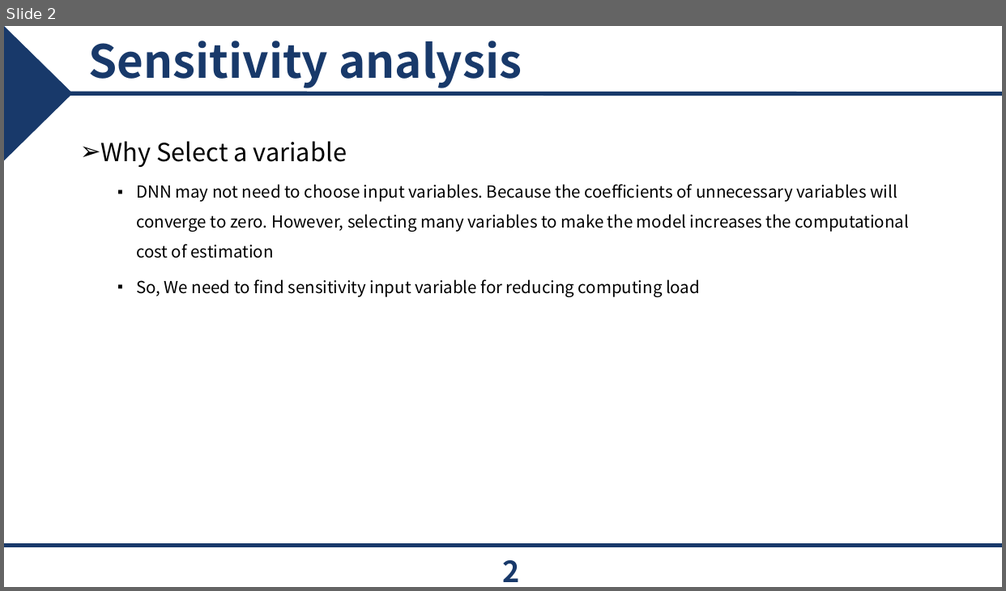
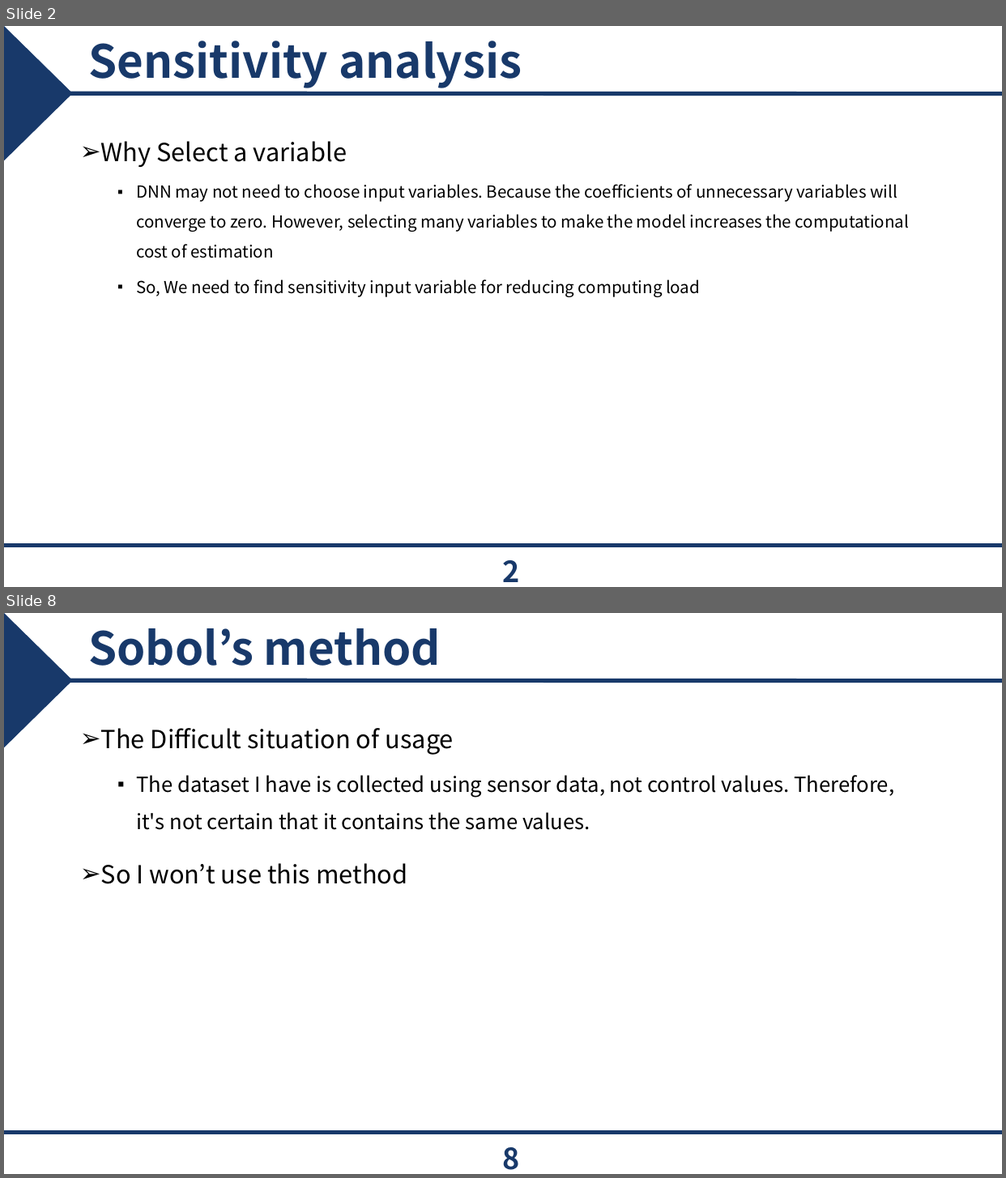
Before and after one commit to epoxx-arch/Torque_vectoringthesis, a slide deck: PPT/개인 연구 Parametric.pptx. Shown one above the other, each under a label of ours: slide 2 before the commit, slides 2 and 8 after it; the slides between them are not shown. The pictures are 1006x591 and 1006x1178 pixels, drawn with LibreOffice and Linux fonts; fonts in the diff are those of the drawing; background and template pictures are left out. Boxes give left, top, right and bottom in pixels: in the first picture for what was removed or moved away, otherwise in the second. Text is boxed around its words. In the diff, an @@ line names an element or a change of style, - is before the commit and + after.

```diff
--- a/PPT/개인 연구 Parametric.pptx
+++ b/PPT/개인 연구 Parametric.pptx
@@ slide 8 added at (4, 613, 1002, 1174), background #FFFFFF; not listed: 3 template elements that a slide beside it also shows @@
@@ title added at (88, 628, 441, 666), 44 pt, text #18396A, bold @@
+Sobol’s method
@@ text added at (101, 728, 894, 884), 20 pt, text #000000 @@
+➢ The Difficult situation of usage
+  ▪ The dataset I have is collected using sensor data, not control values. Therefore, it's not certain that it contains the same values.
+➢ So I won’t use this method
@@ page number added at (502, 1148, 519, 1170), 28 pt, text #18396A, bold @@
+8
```
Also in this commit, not shown: 3 slides changed, 7 other slides added, 4 slides removed, 3 other files.
